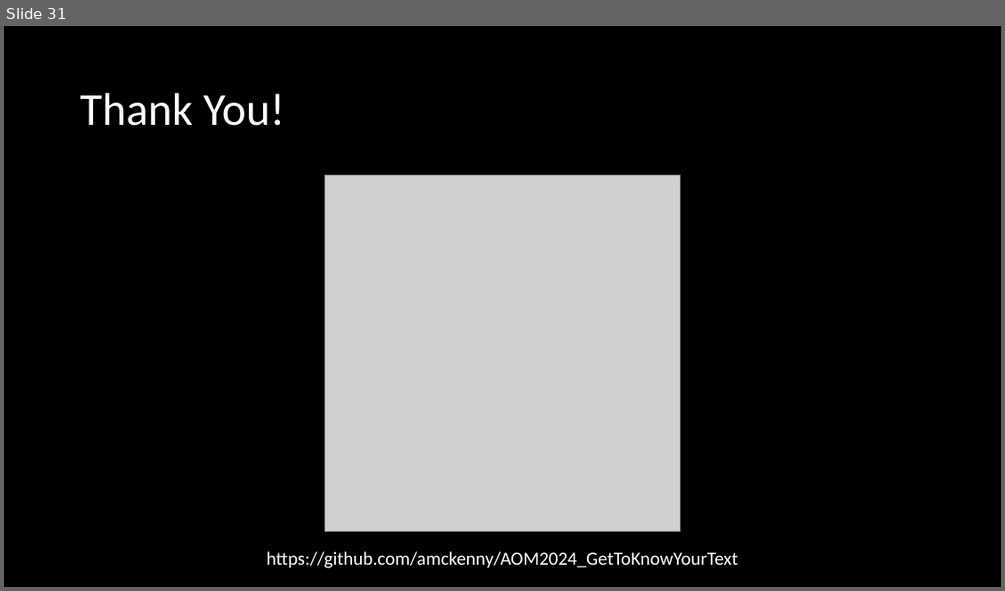
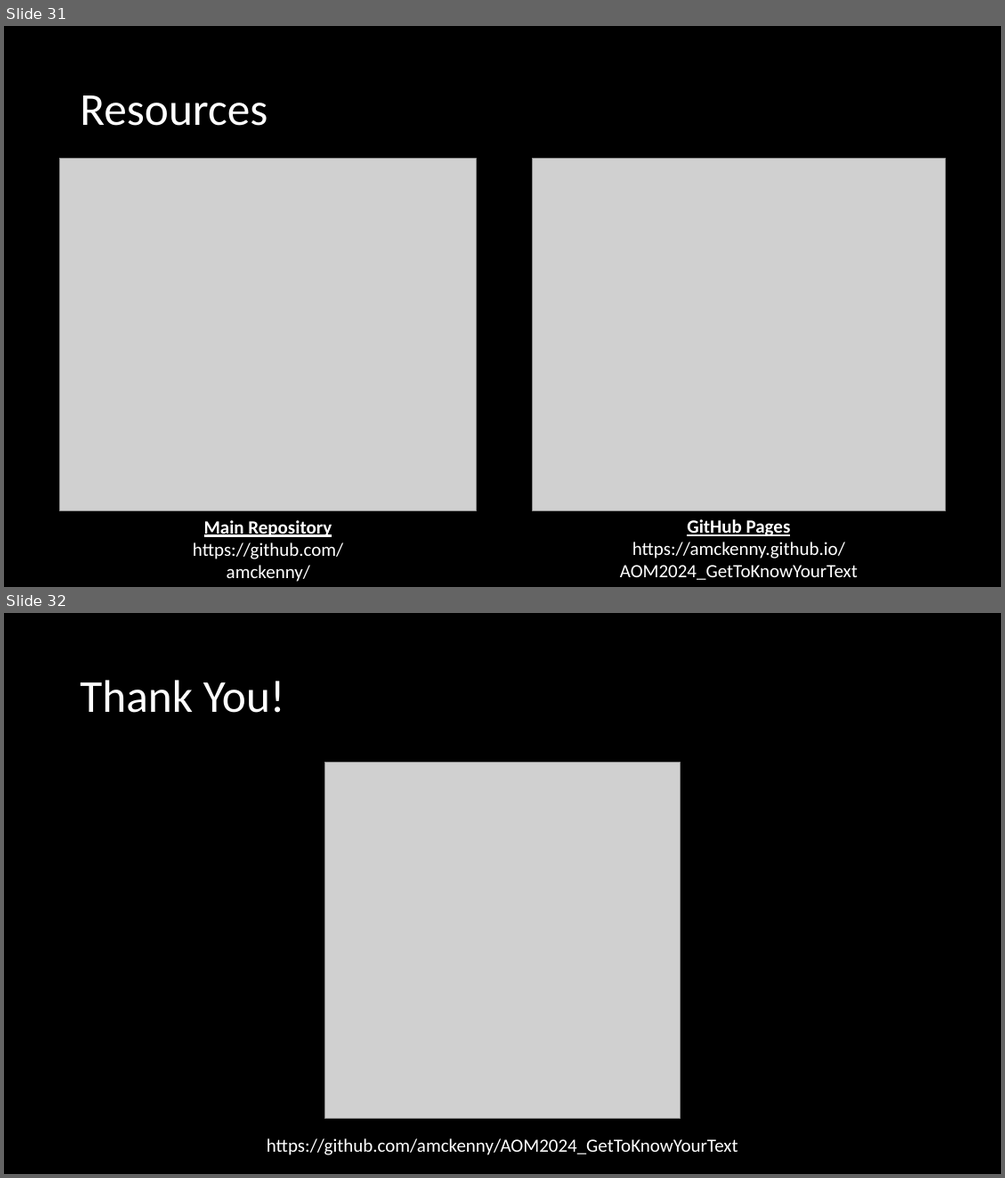
Before and after one commit to amckenny/AOM2024_GetToKnowYourText, a slide deck: docs/AOM2024_GetToKnowYourText.pptx. Shown one above the other, each under a label of ours: slide 31 before the commit, slides 31 and 32 after it. The pictures are 1005x591 and 1005x1178 pixels, drawn with LibreOffice and Linux fonts; fonts in the diff are those of the drawing; grey boxes stand for pictures. Boxes give left, top, right and bottom in pixels: in the first picture for what was removed or moved away, otherwise in the second. Text is boxed around its words. In the diff, an @@ line names an element or a change of style, - is before the commit and + after.

Commit message:
Add GitHub Pages to ppt

```diff
--- a/docs/AOM2024_GetToKnowYourText.pptx
+++ b/docs/AOM2024_GetToKnowYourText.pptx
@@ slide 31 added at [4, 26, 1001, 587], background #000000 @@
@@ title added at [80, 95, 267, 126], 44 pt, text #FFFFFF @@
+Resources
@@ picture added at [59, 159, 477, 510] @@
@@ picture added at [532, 159, 946, 510] @@
@@ text added at [193, 520, 343, 581], 18 pt, text #FFFFFF @@
+Main Repository
+https://github.com/amckenny/AOM2024_GetToKnowYourText
@@ text added at [620, 519, 858, 580], 18 pt, text #FFFFFF @@
+GitHub Pages
+https://amckenny.github.io/
+AOM2024_GetToKnowYourText
@@ what was slide 31 is now slide 32 @@
```
Also in this commit, not shown: 2 slides changed.
